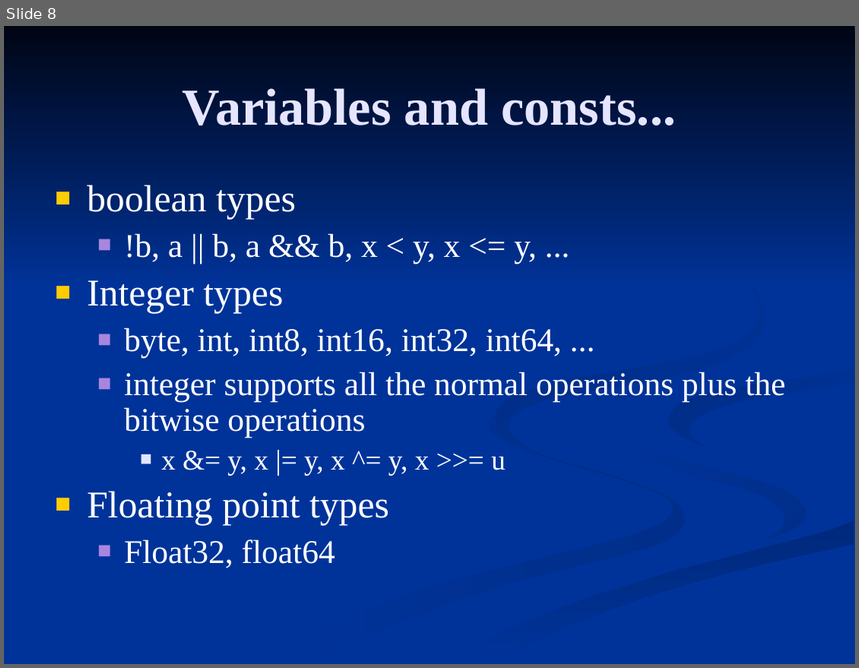
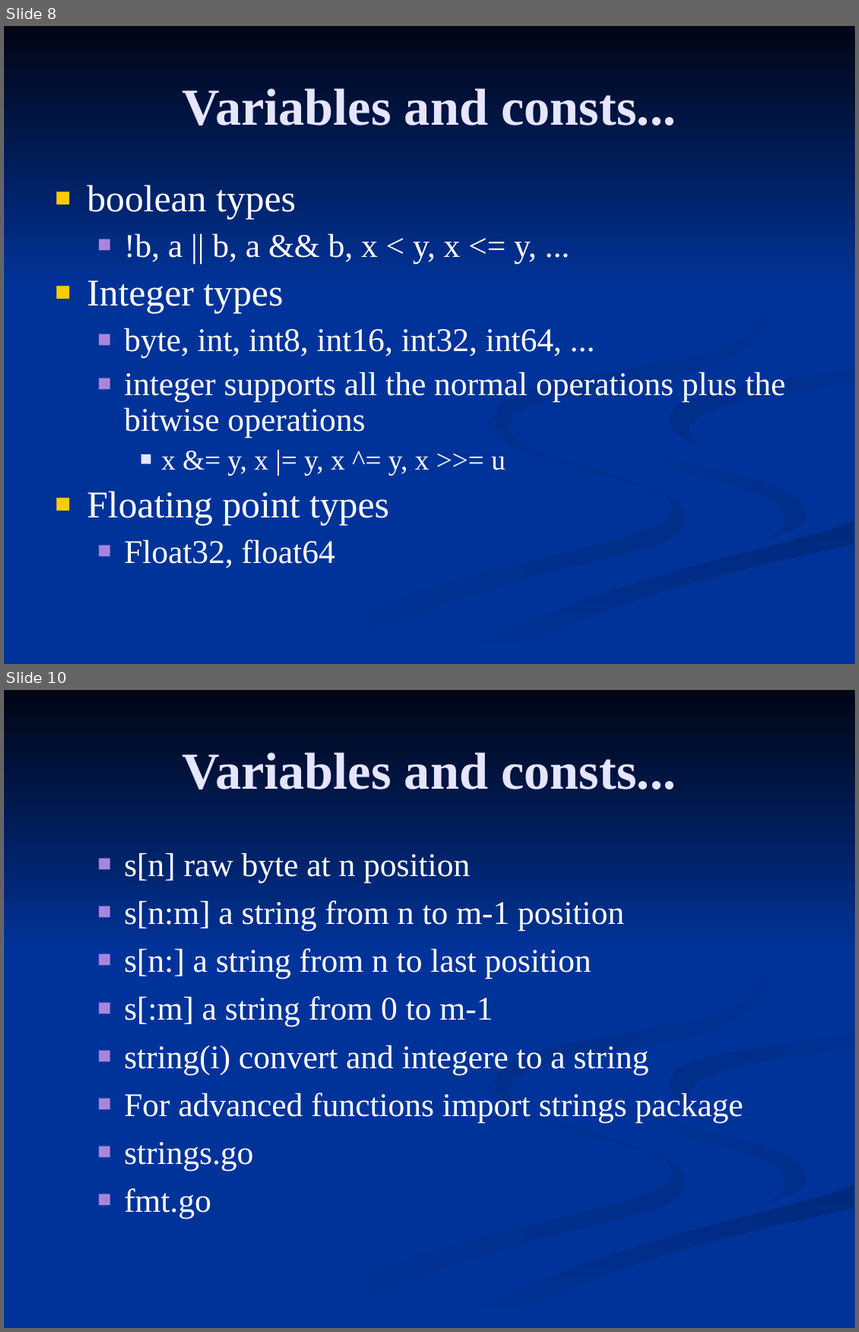
Before and after one commit to FrancoMelandri/GoLang, a slide deck: golang.ppt. Shown one above the other, each under a label of ours: slide 8 before the commit, slides 8 and 10 after it; the slides between them are not shown. The pictures are 859x668 and 859x1332 pixels, drawn with LibreOffice and Linux fonts; fonts in the diff are those of the drawing. Boxes give left, top, right and bottom in pixels: in the first picture for what was removed or moved away, otherwise in the second. Text is boxed around its words. In the diff, an @@ line names an element or a change of style, - is before the commit and + after.

```diff
--- a/golang.ppt
+++ b/golang.ppt
@@ slide 10 added at [4,690,855,1328], background #003399; not listed: 7 template elements that a slide beside it also shows @@
@@ title added at [183,752,676,790], 44 pt, text #E5E5FF, bold @@
+Variables and consts...
@@ text added at [124,853,743,1219], 28 pt, text #FFFFFF @@
+  ■ s[n] raw byte at n position
+  ■ s[n:m] a string from n to m-1 position
+  ■ s[n:] a string from n to last position
+  ■ s[:m] a string from 0 to m-1
+  ■ string(i) convert and integere to a string
+  ■ For advanced functions import strings package
+  ■ strings.go
+  ■ fmt.go
```
Also in this commit, not shown: 1 slide changed, 12 other slides added, 9 other files.
